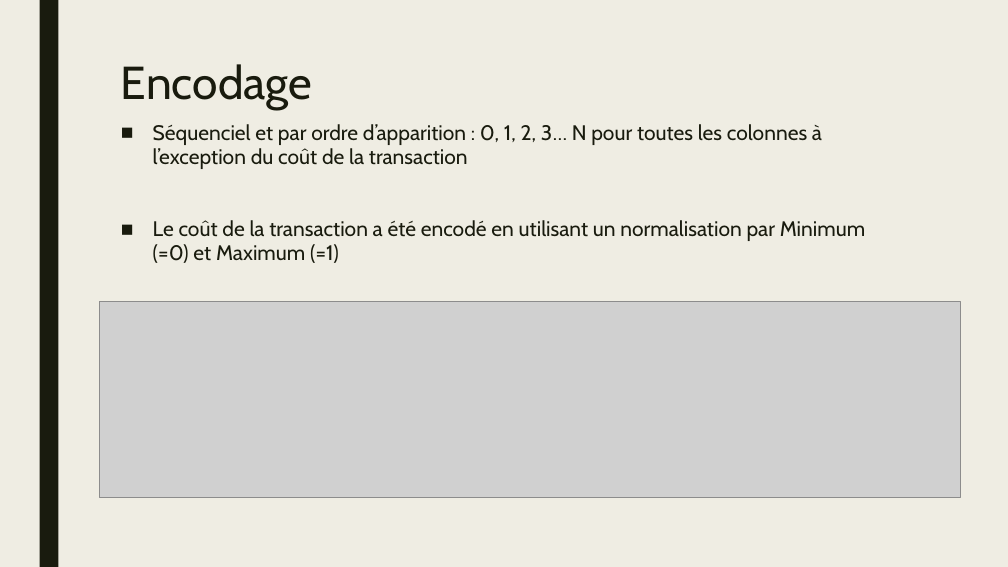
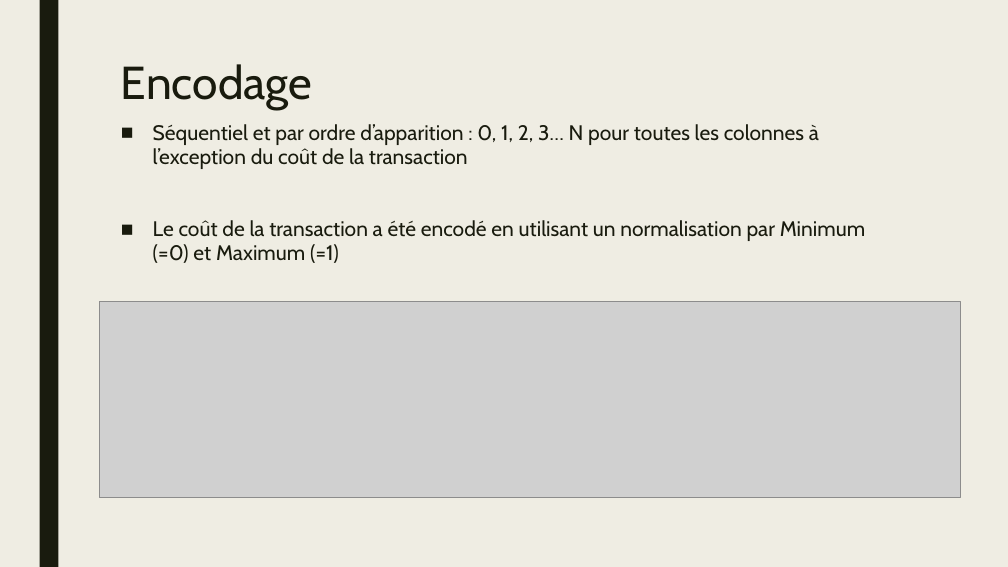
Before and after one commit to HamaniKhalil/black-friday-predict, a slide deck: slide 28 of presentation/fdd-hk-presentation-bf.pptx. Drawn at 1008x567 pixels with LibreOffice and Linux fonts; fonts in the diff are those of the drawing; grey boxes stand for pictures. Boxes give left, top, right and bottom in pixels: in the first picture for what was removed or moved away, otherwise in the second. Text is boxed around its words. In the diff, an @@ line names an element or a change of style, - is before the commit and + after.

```diff
--- a/presentation/fdd-hk-presentation-bf.pptx
+++ b/presentation/fdd-hk-presentation-bf.pptx
@@ text at <box>153,124,819,169</box>: text changed @@
-■ Séquenciel et par ordre d’apparition : 0, 1, 2, 3… N pour toutes les colonnes à l’exception du coût de la transaction
+■ Séquentiel et par ordre d’apparition : 0, 1, 2, 3… N pour toutes les colonnes à l’exception du coût de la transaction
```
Also in this commit, not shown: 2 other slides changed, 2 other files.
